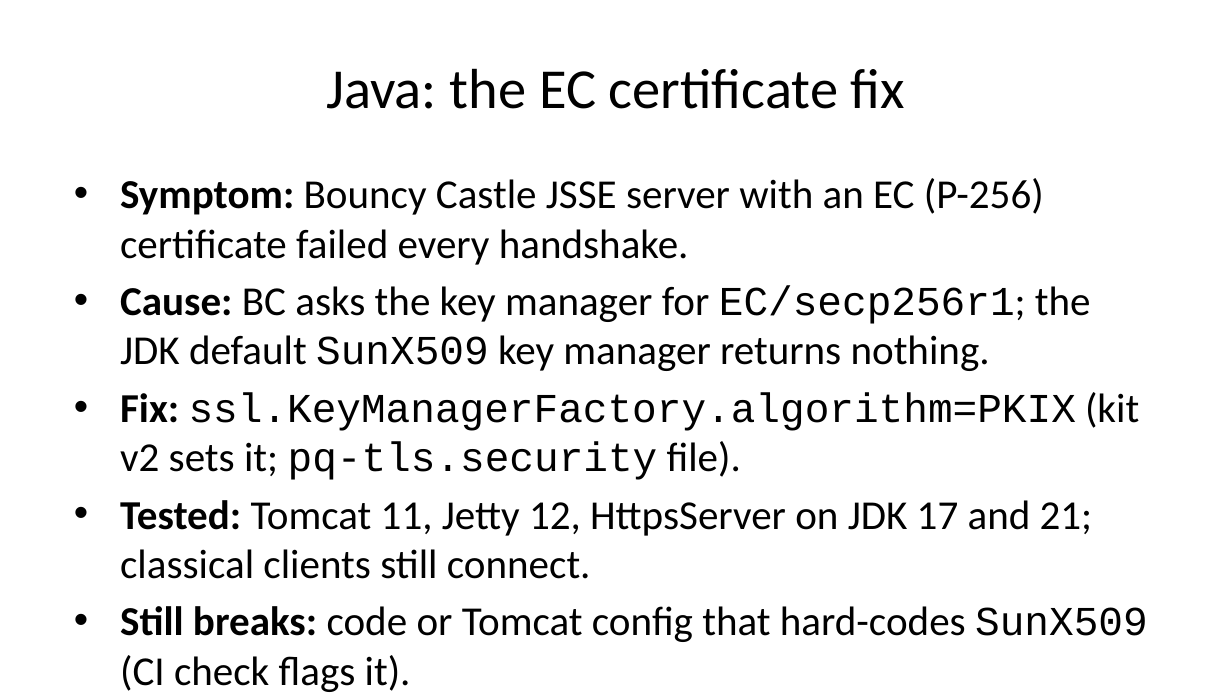
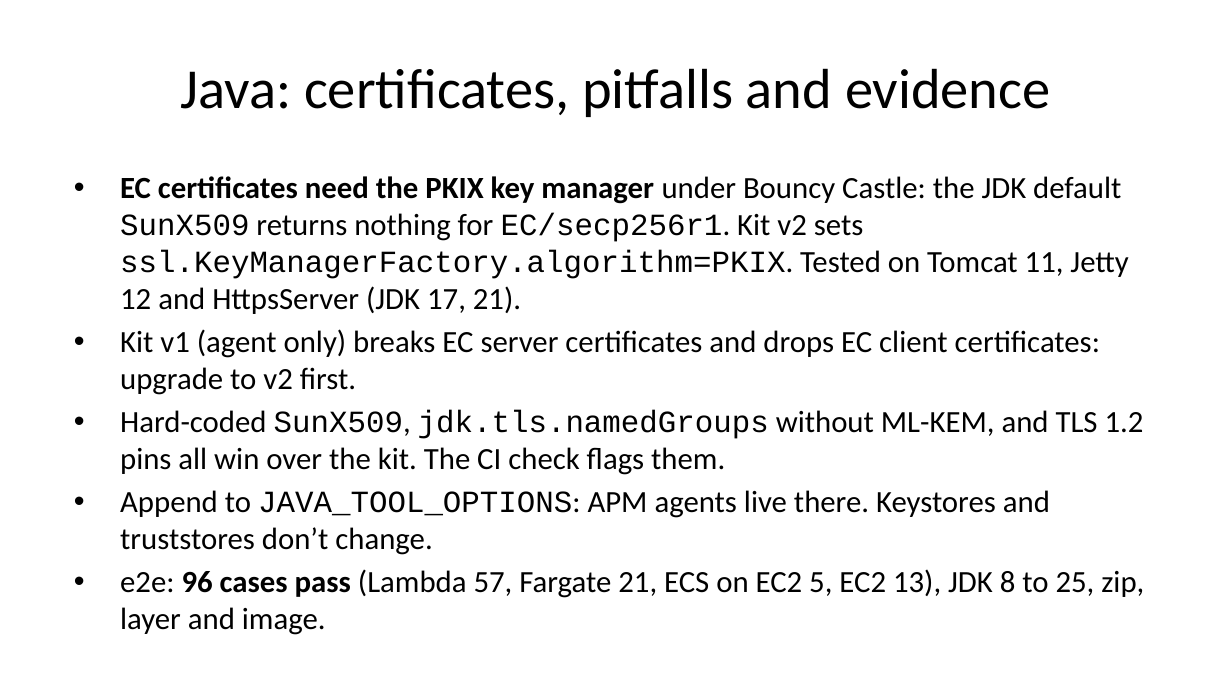
Before and after one commit to moolivkkr/PQC, a slide deck: slide 21 of PQC-Summary.pptx (slide 10 before the commit). Drawn at 1232x693 pixels with LibreOffice and Linux fonts; fonts in the diff are those of the drawing. Boxes give left, top, right and bottom in pixels: in the first picture for what was removed or moved away, otherwise in the second. Text is boxed around its words. In the diff, an @@ line names an element or a change of style, - is before the commit and + after.

Commit message:
Deck: three detail slides per language and an ALB/NLB slide; smaller body font template so slides fit
- Per language: what decides PQ, versions/compute types and fixes, pitfalls and e2e evidence
- ALB/NLB: listener policy (not the certificate) turns PQ on; backend leg uses the PQ backend policy
- e2e README: LocalStack ALB ignores SslPolicy (probe: 2016-08 listener still negotiated X25519MLKEM768), so no ALB case
- 03-go: ALB-to-target leg uses ELBSecurityPolicy-TLS13-1-0-PQ-2025-09 (AWS docs) instead of 'not confirmed'
- Rebuilt HTML, PDF, DOCX; deck rendered and checked slide by slide

```diff
--- a/PQC-Summary.pptx
+++ b/PQC-Summary.pptx
@@ title at bbox=[181, 68, 1050, 117]: text changed @@
-Java: the EC certificate fix
+Java: certificates, pitfalls and evidence
@@ text at bbox=[120, 176, 1144, 635]: text changed; size 24 to 18 pt @@
-• Symptom: Bouncy Castle JSSE server with an EC (P-256) certificate failed every handshake.
-• Cause: BC asks the key manager for EC/secp256r1; the JDK default SunX509 key manager returns nothing.
-• Fix: ssl.KeyManagerFactory.algorithm=PKIX (kit v2 sets it; pq-tls.security file).
-• Tested: Tomcat 11, Jetty 12, HttpsServer on JDK 17 and 21; classical clients still connect.
-• Still breaks: code or Tomcat config that hard-codes SunX509 (CI check flags it).
-• Side effect: RSA+EC stores now serve EC to default clients.
+• EC certificates need the PKIX key manager under Bouncy Castle: the JDK default SunX509 returns nothing for EC/secp256r1. Kit v2 sets ssl.KeyManagerFactory.algorithm=PKIX. Tested on Tomcat 11, Jetty 12 and HttpsServer (JDK 17, 21).
+• Kit v1 (agent only) breaks EC server certificates and drops EC client certificates: upgrade to v2 first.
+• Hard-coded SunX509, jdk.tls.namedGroups without ML-KEM, and TLS 1.2 pins all win over the kit. The CI check flags them.
+• Append to JAVA_TOOL_OPTIONS: APM agents live there. Keystores and truststores don’t change.
+• e2e: 96 cases pass (Lambda 57, Fargate 21, ECS on EC2 5, EC2 13), JDK 8 to 25, zip, layer and image.
```
Also in this commit, not shown: 9 other slides changed, 18 slides added, 2 slides removed, 8 other files.
